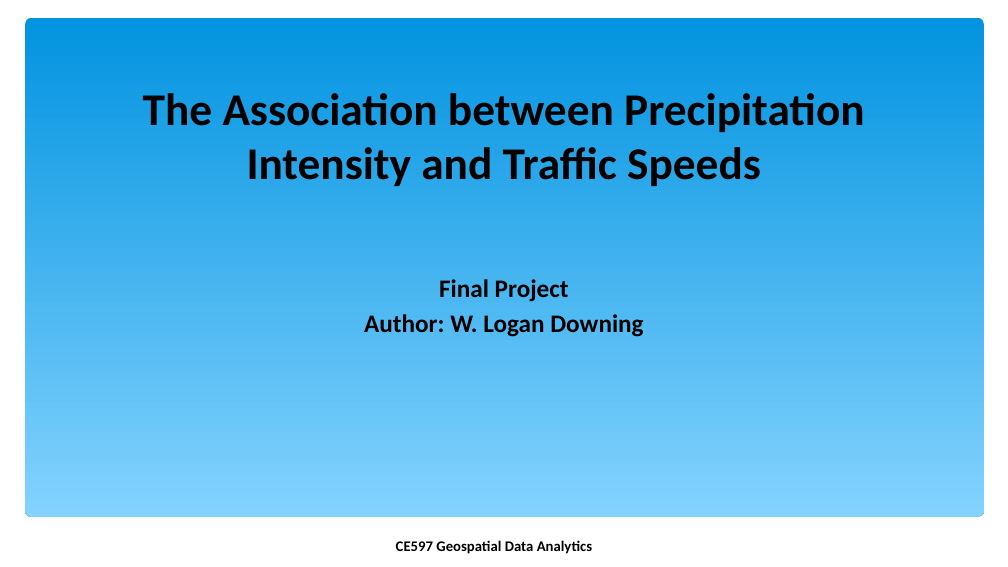
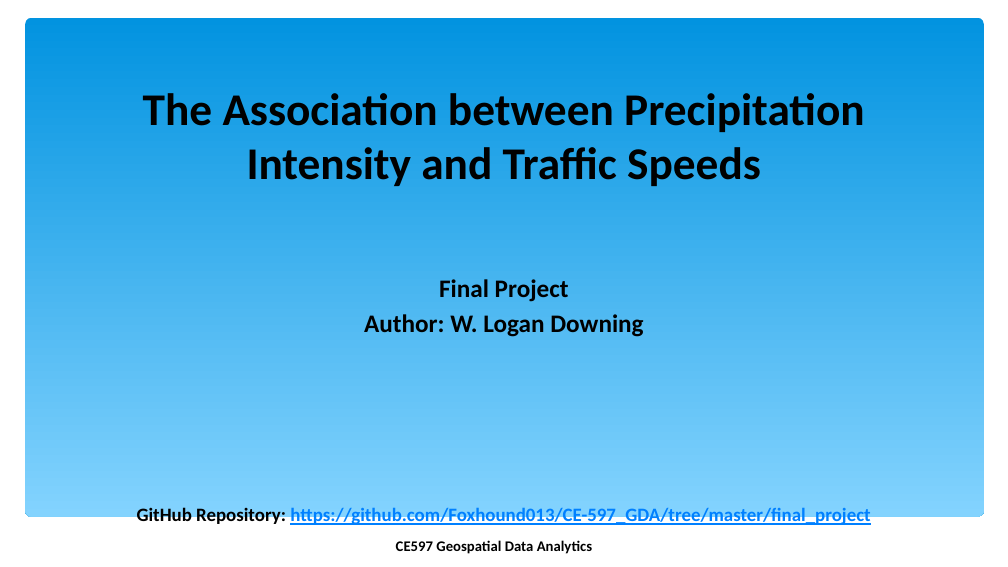
Before and after one commit to Foxhound013/CE-597_GDA, a slide deck: slide 1 of final_project/reports/presentation.pptx. Drawn at 1008x567 pixels with LibreOffice and Linux fonts; fonts in the diff are those of the drawing; background and template pictures are left out. Boxes give left, top, right and bottom in pixels: in the first picture for what was removed or moved away, otherwise in the second. Text is boxed around its words. In the diff, an @@ line names an element or a change of style, - is before the commit and + after.

```diff
--- a/final_project/reports/presentation.pptx
+++ b/final_project/reports/presentation.pptx
@@ subtitle "Final Project": place and size @@
-subtitle "Final Project" at (364,279,643,337)
+subtitle "Final Project" at (137,279,870,527)
@@ subtitle at (137,507,870,527): paragraph added @@
+GitHub Repository: https://github.com/Foxhound013/CE-597_GDA/tree/master/final_project
```
Also in this commit, not shown: 4 other slides changed, 9 slides added, 9 other files.
